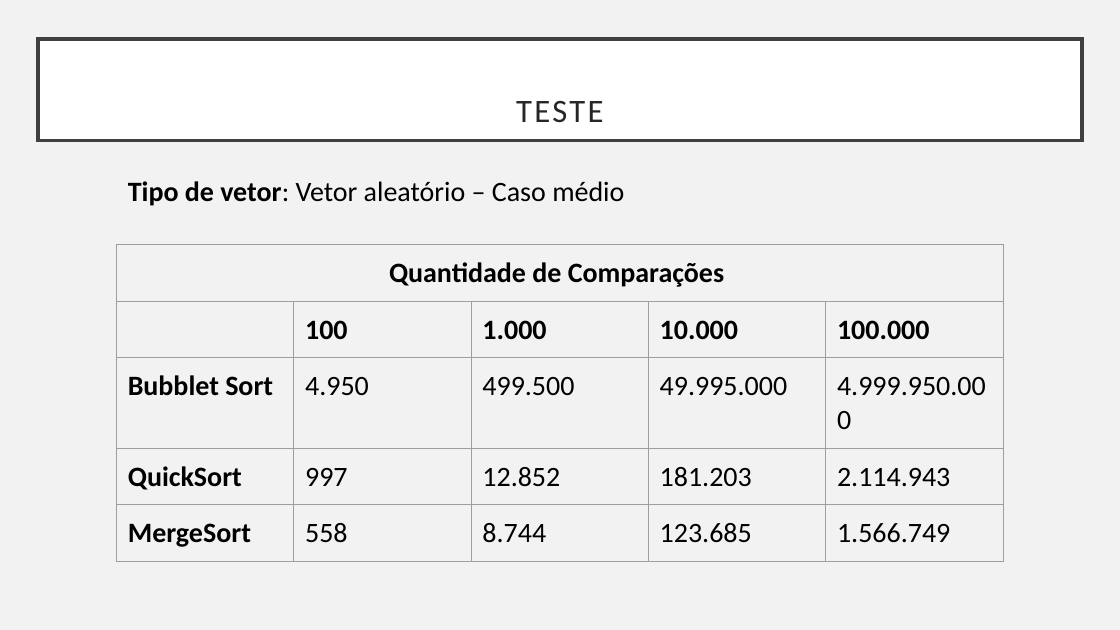
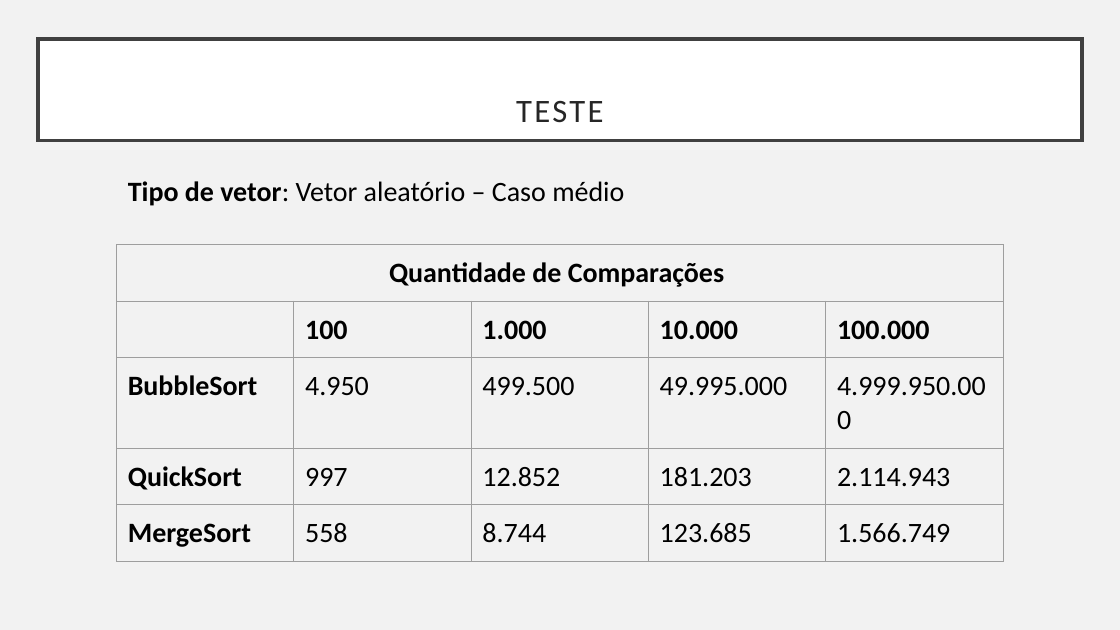
Before and after one commit to gujahlive/Aulas-C, a slide deck: slide 14 of TRABALHOS/MERGE SORT/Algoritmos de ordenação 2018.1.pptx. Drawn at 1120x630 pixels with LibreOffice and Linux fonts; fonts in the diff are those of the drawing. Boxes give left, top, right and bottom in pixels: in the first picture for what was removed or moved away, otherwise in the second. Text is boxed around its words. In the diff, an @@ line names an element or a change of style, - is before the commit and + after.

```diff
--- a/TRABALHOS/MERGE SORT/Algoritmos de ordenação 2018.1.pptx
+++ b/TRABALHOS/MERGE SORT/Algoritmos de ordenação 2018.1.pptx
@@ table at (116, 244, 1001, 551) @@
-row 3, column 1: Bubblet Sort
+row 3, column 1: BubbleSort
```
Also in this commit, not shown: 1 other slide changed, 1 other file.
